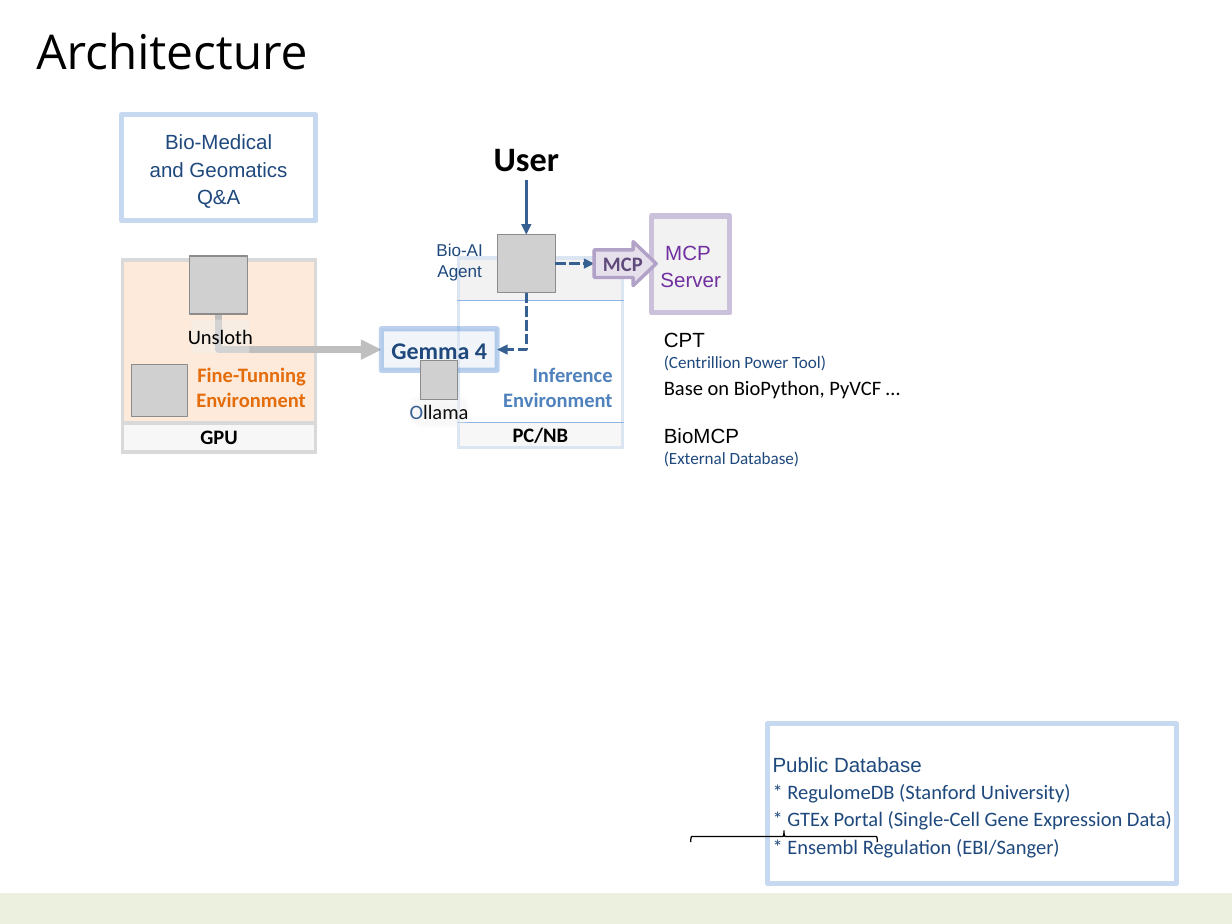
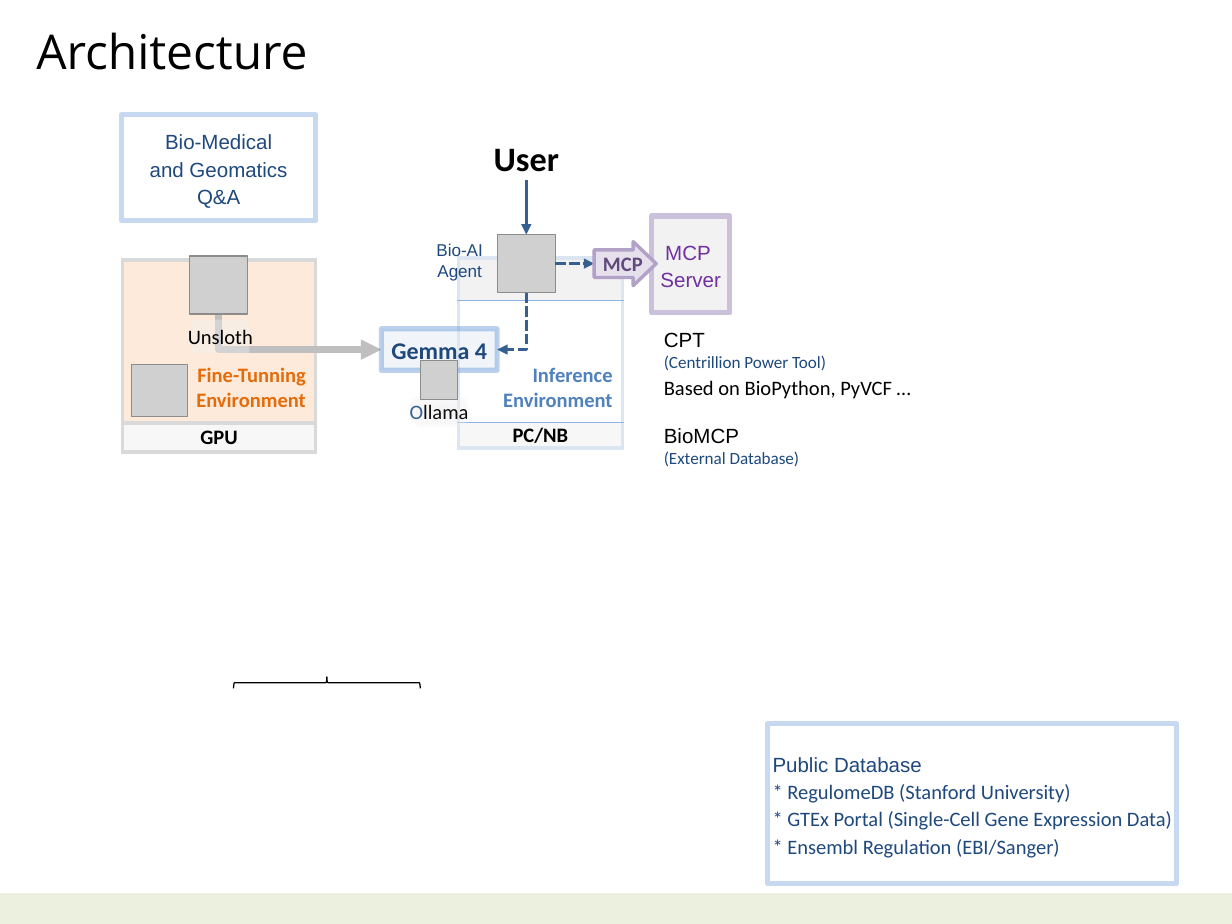
Before and after one commit to navibator/crazy-ai, a slide deck: slide 3 of bio-it-agent.pptx. Drawn at 1232x924 pixels with LibreOffice and Linux fonts; fonts in the diff are those of the drawing; grey boxes stand for pictures. Boxes give left, top, right and bottom in pixels: in the first picture for what was removed or moved away, otherwise in the second. Text is boxed around its words. In the diff, an @@ line names an element or a change of style, - is before the commit and + after.

```diff
--- a/bio-it-agent.pptx
+++ b/bio-it-agent.pptx
@@ text at [664,380,892,399]: text changed @@
-Base on BioPython, PyVCF …
+Based on BioPython, PyVCF …
@@ right brace: place and size @@
-right brace at [691,831,878,842]
+right brace at [233,677,421,688]
```
Also in this commit, not shown: 3 other files.
